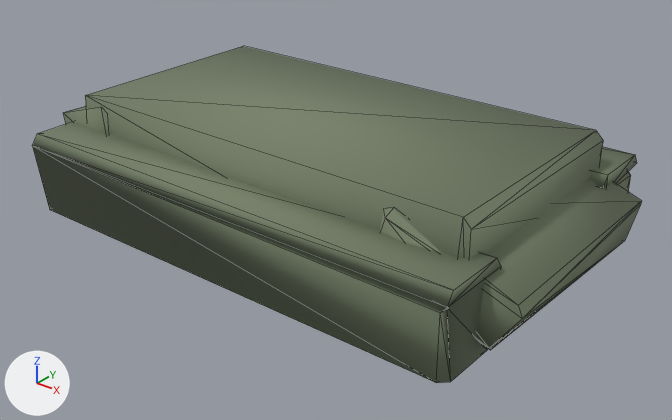
A saved change to the glTF model assets/models/units/tank.lod1.glb.
Rendered twice from a 50 mm lens placed at (3.5, -4.29, 2.89), pointed at (0.12, -0.07, 0.27). Arrows for +X, +Y and +Z are at lower left; the lights stay in place. The picture after the commit comes second. Mesh edges are drawn as thin lines.
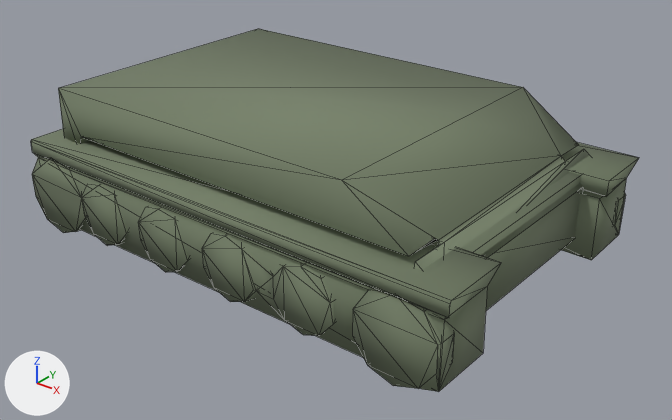
Boxes (x1, y1, x2, y2) around the edits, measured in the pictures (672 x 420 px):
'Mesh_0', reshaped (8% taller)
    before: (33, 46, 641, 383)
    after: (31, 29, 639, 392)
part 1 of me_mesh_0, rebuilt
    before: (63, 46, 603, 259)
    after: (31, 29, 639, 392)
part 2 of me_mesh_0, added
    after: (202, 233, 334, 336)
part 3 of me_mesh_0, added
    after: (138, 207, 189, 272)
part 4 of me_mesh_0, reshaped
    before: (33, 122, 641, 383)
    after: (461, 172, 583, 310)

Edits to the bpy script that builds the scene:
```text
Change me_mesh_0:
    used by ob_mesh_0; location = (0.0, 0.0, 0.0)
    remove me_mesh_0.from_pydata(...)  # 269 vertices, 500 faces; spans x -1.75..1.81, y -1.1..1.1, z 0.0..0.89
    add me_mesh_0.from_pydata(...)  # 331 vertices, 646 faces; spans x -1.71..1.61, y -1.1..1.09, z 0.02..0.99
    me_mesh_0 part 1: the loose piece of 110 vertices spanning x -1.75..1.5, y -0.91..0.91, z 0.0..0.89 is rebuilt with 177 vertices and now spans x -1.69..1.61, y -1.1..1.09, z 0.02..0.99
    me_mesh_0 part 2: a new loose piece of 44 vertices spanning x -0.06..0.91, y -1.09..-0.95, z 0.08..0.52, in mat_tank (greyish green #768169)
    me_mesh_0 part 3: a new loose piece of 20 vertices spanning x -0.61..-0.19, y -1.09..-0.95, z 0.08..0.52, in mat_tank (greyish green #768169)
    me_mesh_0 part 4
    55 vertices are removed from x -1.6..1.81, y -1.1..1.1, z 0.1..0.83
    104 faces are deleted
    6 vertices are added at (-1.44, -0.71, 0.21), (-1.44, -0.71, 0.63), (-1.44, -0.7, 0.64), (-1.44, -0.7, 0.2), (-1.44, 0.7, 0.64), (-1.44, 0.7, 0.2)
    6 new vertices lie (2.88, 0.0, 0.0) away from vertices in x -1.44, y -0.71..0.7, z 0.2..0.64
    20 new faces join them
    other edits to the shape of me_mesh_0 do not show in these pictures
```
